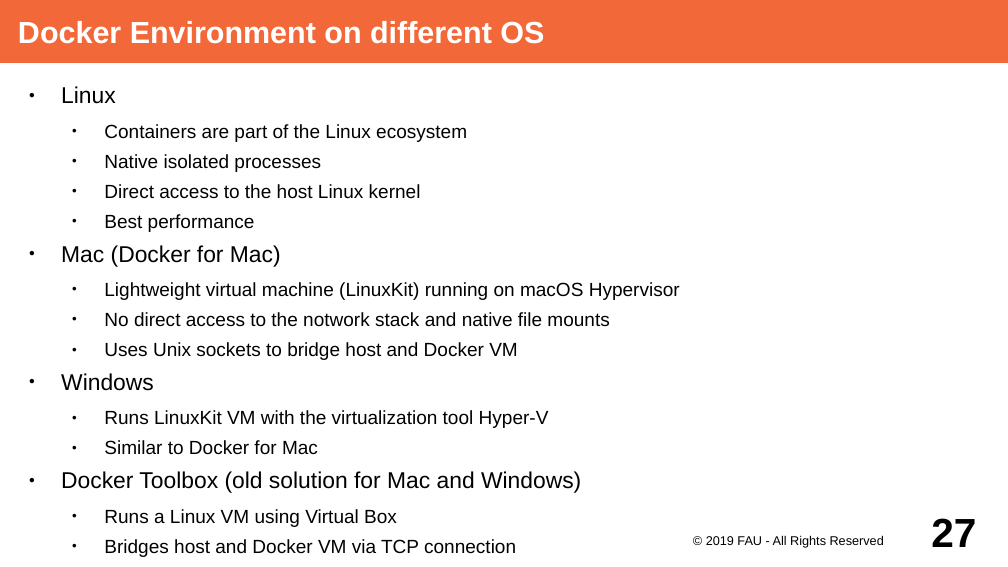
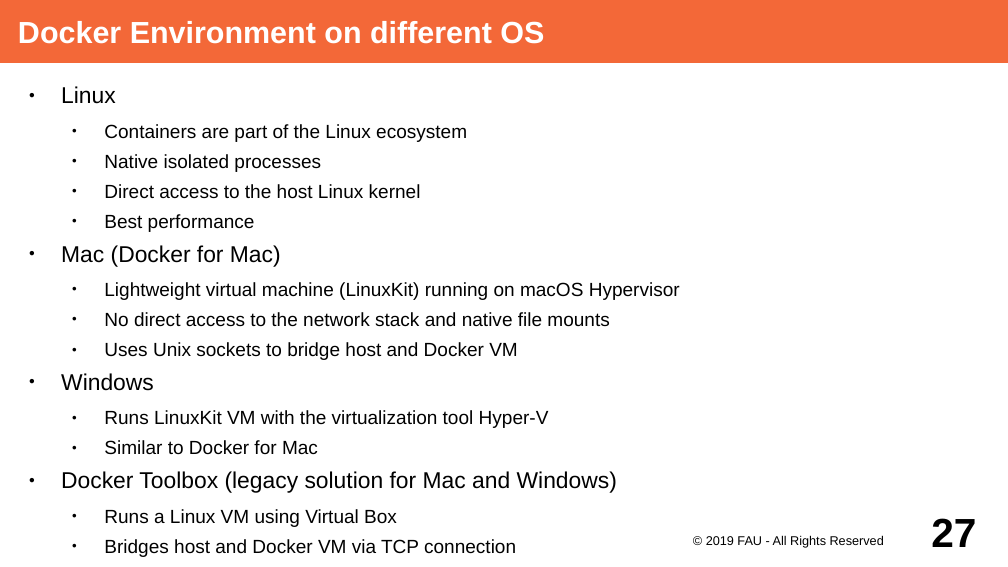
Before and after one commit to dirkriehle/adap-course, a slide deck: slide 27 of Lecture Slides/ADAP Z01 - Containerization.odp. Drawn at 1008x567 pixels with LibreOffice and Linux fonts; fonts in the diff are those of the drawing. Boxes give left, top, right and bottom in pixels: in the first picture for what was removed or moved away, otherwise in the second. Text is boxed around its words. In the diff, an @@ line names an element or a change of style, - is before the commit and + after.

Commit message:
Fix typos and small mistakes in container slides

```diff
--- a/Lecture Slides/ADAP Z01 - Containerization.odp
+++ b/Lecture Slides/ADAP Z01 - Containerization.odp
@@ text at <box>104,312,609,327</box>: text changed @@
-  ● No direct access to the notwork stack and native file mounts
+  ● No direct access to the network stack and native file mounts
@@ text at <box>61,471,617,493</box>: text changed @@
-● Docker Toolbox (old solution for Mac and Windows)
+● Docker Toolbox (legacy solution for Mac and Windows)
```
Also in this commit, not shown: 3 other slides changed, 1 other file.
